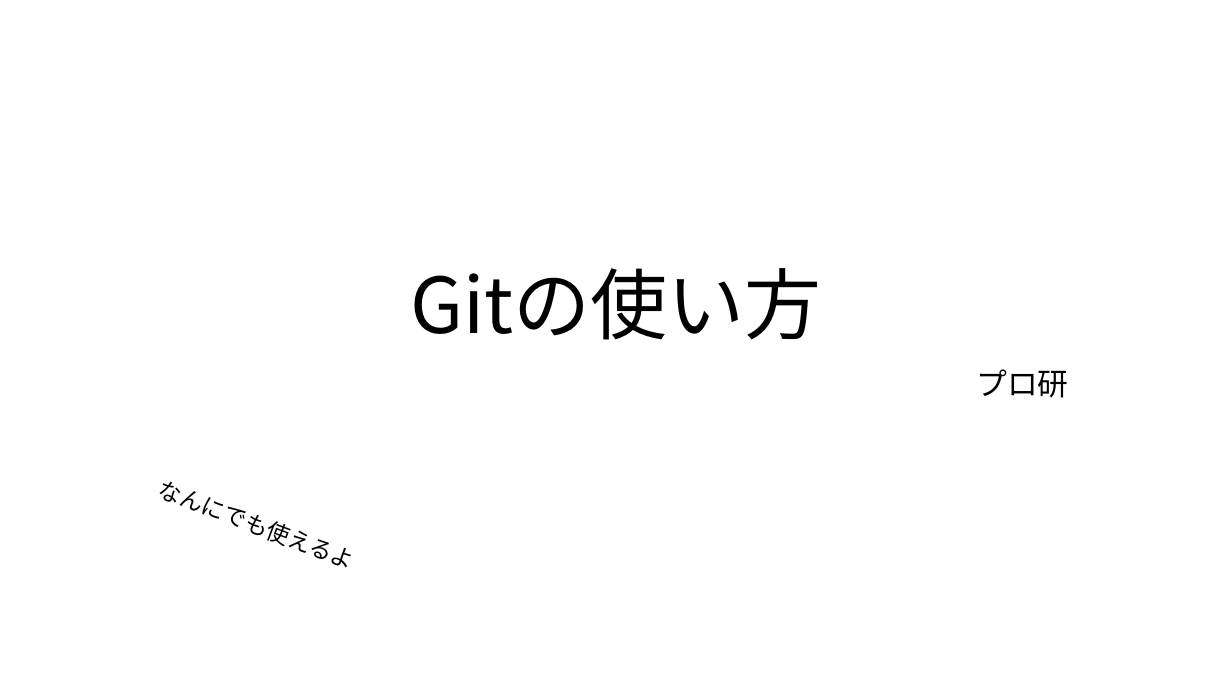
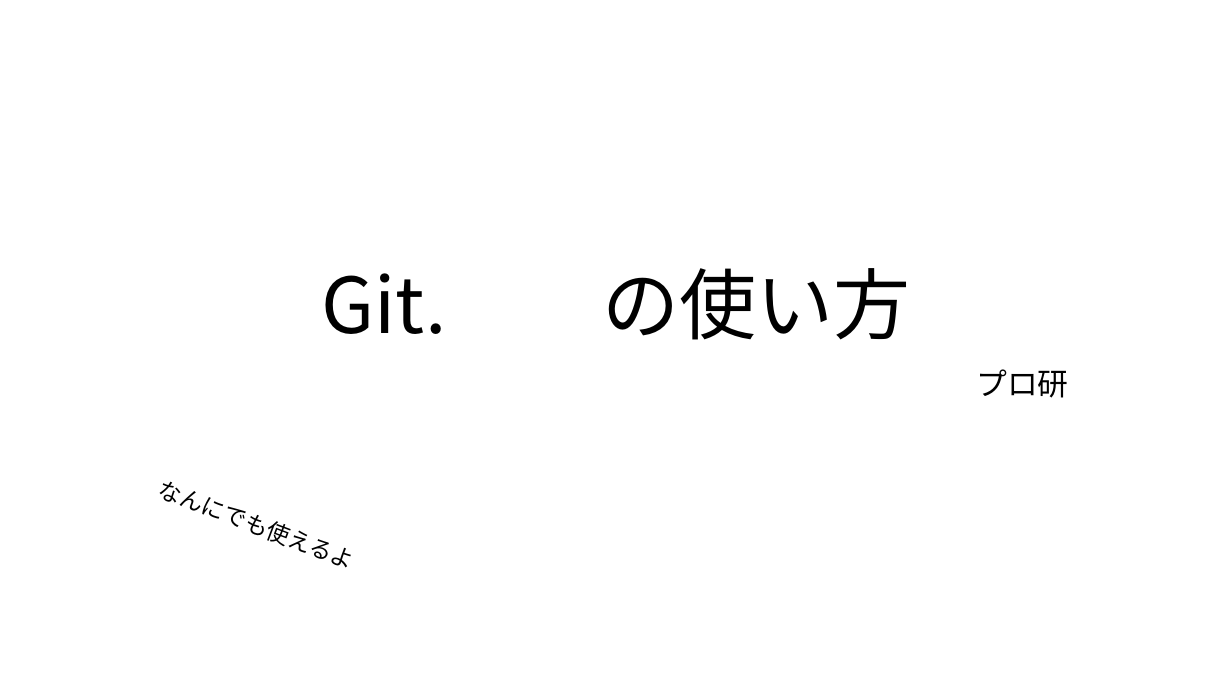
Before and after one commit to mkshinn/PowerPointHP, a slide deck: slide 1 of Gitの使い方発表用.pptx. Drawn at 1232x693 pixels with LibreOffice and Linux fonts; fonts in the diff are those of the drawing. Boxes give left, top, right and bottom in pixels: in the first picture for what was removed or moved away, otherwise in the second. Text is boxed around its words. In the diff, an @@ line names an element or a change of style, - is before the commit and + after.

```diff
--- a/Gitの使い方発表用.pptx
+++ b/Gitの使い方発表用.pptx
@@ title at (x1=322, y1=268, x2=910, y2=340): text changed @@
-Gitの使い方
+Git. の使い方
```
